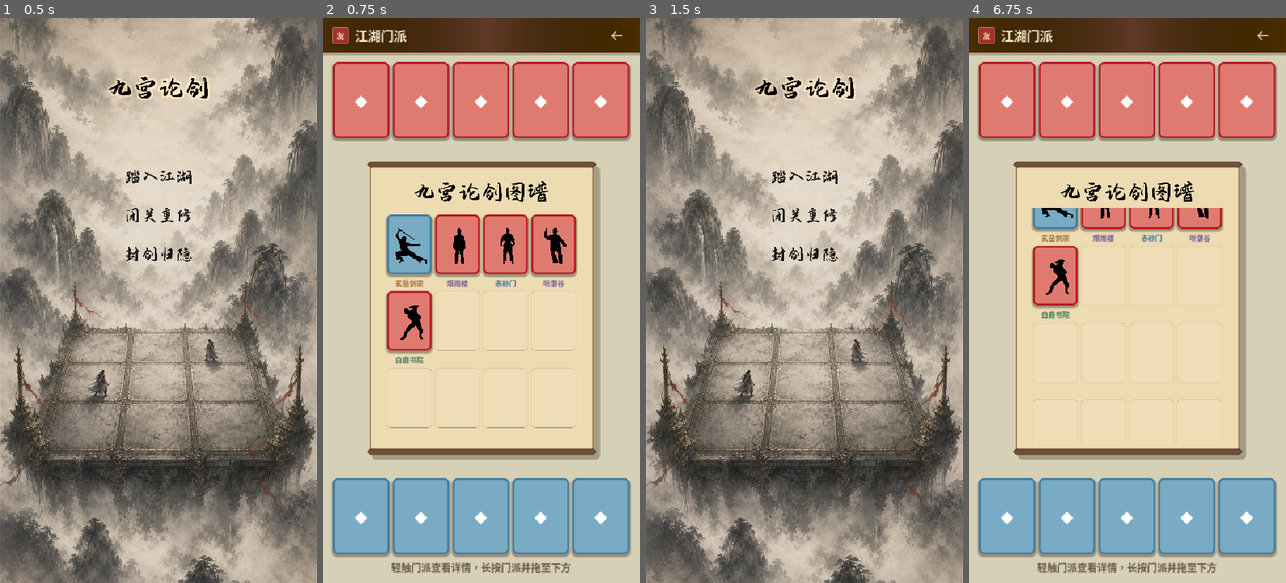
Above: before the commit, frames 1-4 (left to right).
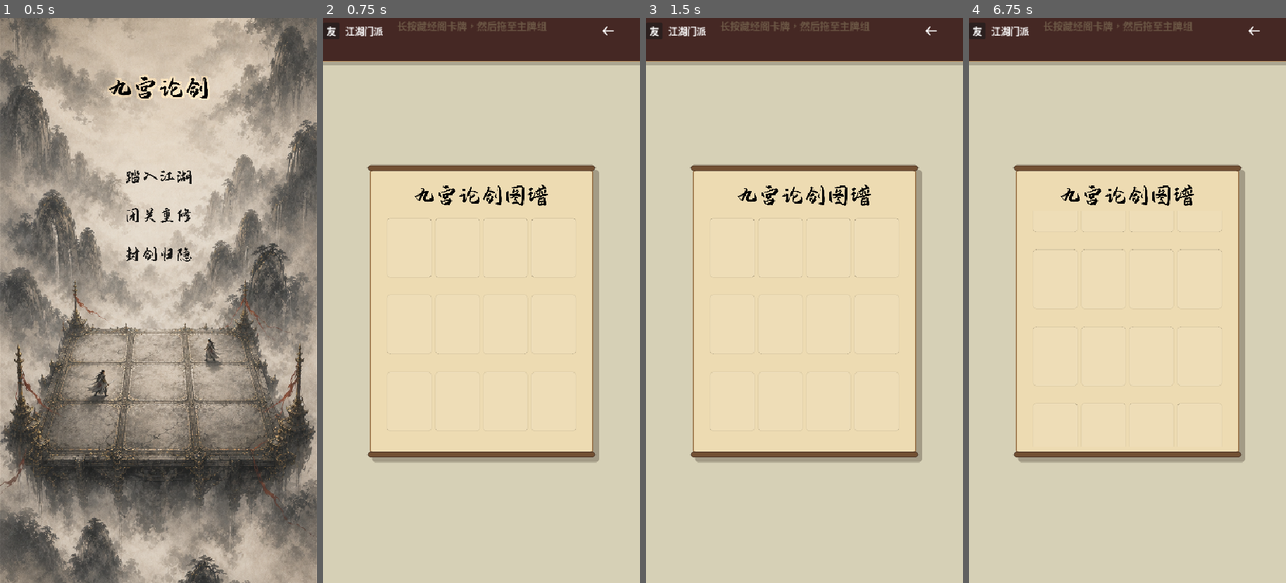
Above: after the commit, the same moments.

Repository: YLMstring/WuXiaCard
Game: Godot game, scene res://main.tscn
Same seed, same stepped clock (60 frames per second), same inputs: the game is played once before the commit and once after it.
Inputs (mouse positions are in pixels of both pictures, inside the frame that each line leads up to; where the layout moved, square brackets give the same spot in the first picture):
- Up to frame 1 (0.5 s): no input
- Up to frame 2 (0.75 s): click (481, 176) at 0.5 s
- Up to frame 3 (1.5 s): click (931, 29) [940, 34] at 1.25 s
- Up to frame 4 (6.75 s): click (1127, 176) at 2.02 s; tap Enter at 2.75, 4.25, 5.75 s; drag from (1007, 102) to (1159, 176) at 2.77 s; tap Space at 3.5, 5, 6.5 s; drag from (1067, 102) to (1111, 413) at 3.52 s; move the mouse to (1127, 102) at 4.27 s; click (1127, 102) at 4.42 s; drag from (1187, 102) to (1032, 215) at 5.02 s; drag from (1247, 102) to (1143, 300) at 5.77 s; drag from (1054, 249) to (1079, 159) at 6.52 s

Frame 1 is identical in both runs. In frame 2, 45% of the frame differs, in the area x 0-100%, y 0-99%; in frame 3, 84%, in the area x 0-100%, y 0-100%; in frame 4, 41%.
Error after the commit: Assertion failed: Invalid card catalog: ["Definition is absent from ALL_CARD_IDS: SanQinFeng1"] (res://scripts/sect_selection_controller.gd:56)

Commit message:
Update card_catalog.gd

Diff:
--- a/scripts/card_catalog.gd
+++ b/scripts/card_catalog.gd
@@ -325,6 +325,18 @@
 			},
 		],
 	},
+	&"SanQinFeng1": {
+		"id": &"SanQinFeng1",
+		"glyph": "太岳三青峰",
+		"picture": "res://pics/LKT010_495.png",
+		"sect": "华山派",
+		"tier": 1,
+		"weapon": "心法",
+		"description": "进场时，手牌和场上的友方剑法牌内力加一。",
+		"flavor": "华山气宗正统的运气口诀，气功一成，无往不利。",
+		"powers": [2, 1, 1, 2],
+		"abilities": [],
+	},
 	&"ZiXiaGong1": {
 		"id": &"ZiXiaGong1",
 		"glyph": "以气御剑",
